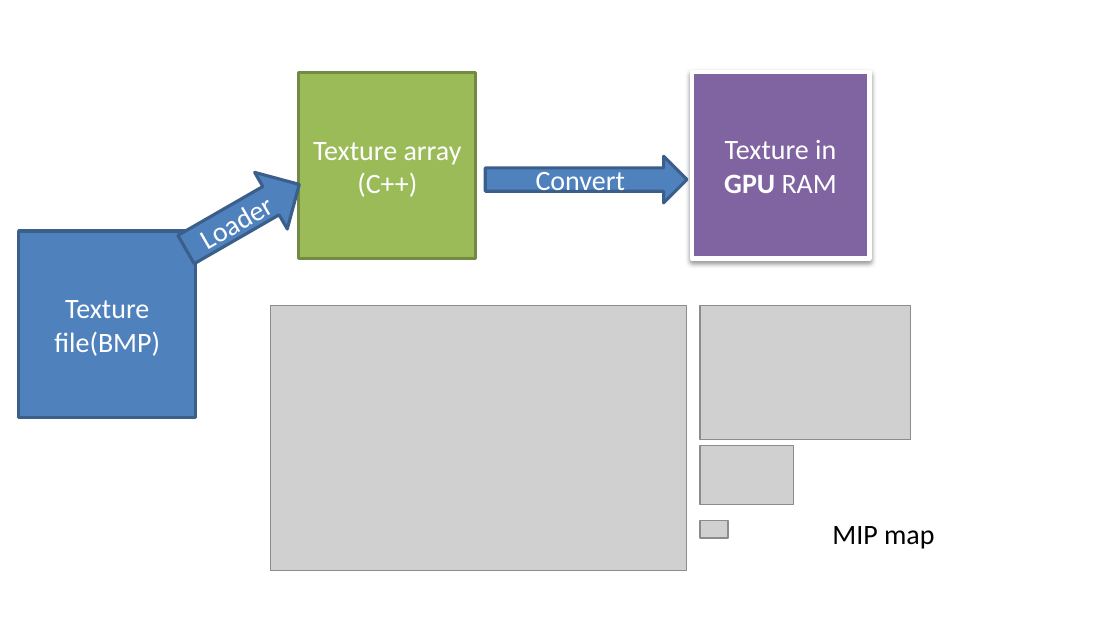
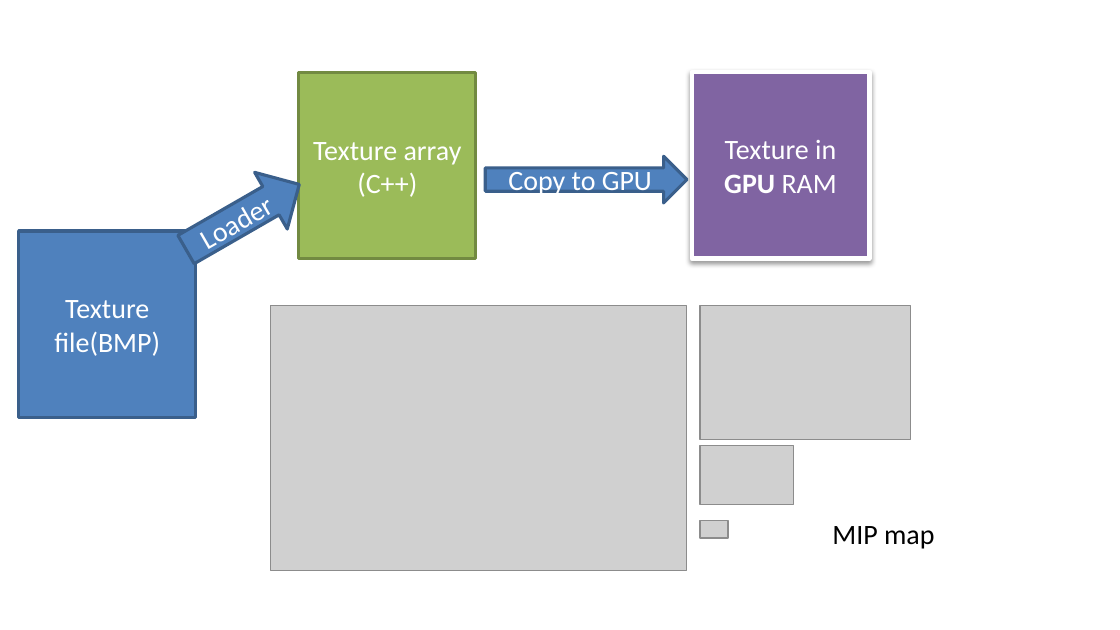
Before and after one commit to FeeneyCodes/INFO3111S25, a slide deck: slide 5 of Lectures/Day_12 Texturing, part 1/INFO3111_Texture_mapping (code on last slide).pptx. Drawn at 1120x630 pixels with LibreOffice and Linux fonts; fonts in the diff are those of the drawing; grey boxes stand for pictures. Boxes give left, top, right and bottom in pixels: in the first picture for what was removed or moved away, otherwise in the second. Text is boxed around its words. In the diff, an @@ line names an element or a change of style, - is before the commit and + after.

Commit message:
Added a powerpoint. Corrected spelling error

```diff
--- a/Lectures/Day_12 Texturing, part 1/INFO3111_Texture_mapping (code on last slide).pptx
+++ b/Lectures/Day_12 Texturing, part 1/INFO3111_Texture_mapping (code on last slide).pptx
@@ text in right arrow at [508,167,652,197]: text changed @@
-Convert
+Copy to GPU
```
Also in this commit, not shown: 4 other slides changed, 1 slide removed, 2 other files.
